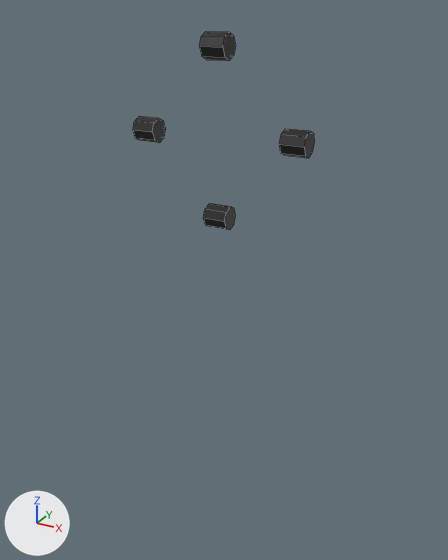
The FBX model Mail Run/Assets/Models/Chair_01.fbx: old version first, new version second.
Before and after are seen from a 50 mm camera at (0.031, -0.057, 0.012) aimed at (0.0, 0.001, -0.017). Arrows for +X, +Y and +Z are at lower left; the lights stay in place. Mesh edges are drawn as thin lines. Where no turn or scale is listed for an object, it has been applied to the vertices.
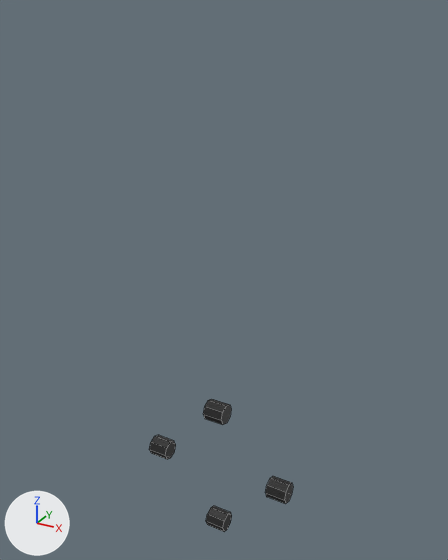
The newer file is also rescaled (x0.301), turned or shifted as a whole; pictures and numbers use the older file's frame.

The edits, one by one:
me_cylinder_003 has 16 vertices, 10 faces and spans x -0.00129..0.00129, y -0.00129..0.00129, z -0.00129..0.00129.
me_cylinder_003 is used by ob_cylinder_003; location (-0.0001, -0.0008, 0.0086).
me_cylinder_003 part 1: the whole mesh is moved by (0.0, -0.00042, -0.04229).
me_cylinder_002 has 16 vertices, 10 faces and spans x -0.00129..0.00129, y -0.00129..0.00129, z -0.00129..0.00129.
me_cylinder_002 is used by ob_cylinder_002; location (0.0086, -0.0008, 0.0001).
me_cylinder_002 part 2: the whole mesh is moved by (0.0, -0.00042, -0.04229).
me_cylinder_001 has 16 vertices, 10 faces and spans x -0.00129..0.00129, y -0.00129..0.00129, z -0.00129..0.00129.
me_cylinder_001 is used by ob_cylinder_001; location (0.0001, -0.0008, -0.0086).
me_cylinder_001 part 3: the whole mesh is moved by (0.0, -0.00042, -0.04229).
me_cylinder_004 has 16 vertices, 10 faces and spans x -0.00129..0.00129, y -0.00129..0.00129, z -0.00129..0.00129.
me_cylinder_004 is used by ob_cylinder_004; location (-0.0086, -0.0008, -0.0001).
me_cylinder_004 part 4: the whole mesh is moved by (0.0, -0.00042, -0.04229).

What differs and where, as boxes (x1, y1, x2, y2) in the pictures (448 x 560 px):
'Cylinder.003', mesh moved
    before: (199, 31, 236, 61)
    after: (203, 399, 231, 425)
'Cylinder.002', mesh moved
    before: (279, 129, 314, 158)
    after: (265, 476, 293, 504)
'Cylinder.004', mesh moved
    before: (133, 116, 166, 143)
    after: (149, 435, 176, 459)
'Cylinder.001', mesh moved
    before: (203, 204, 236, 230)
    after: (206, 506, 232, 532)
